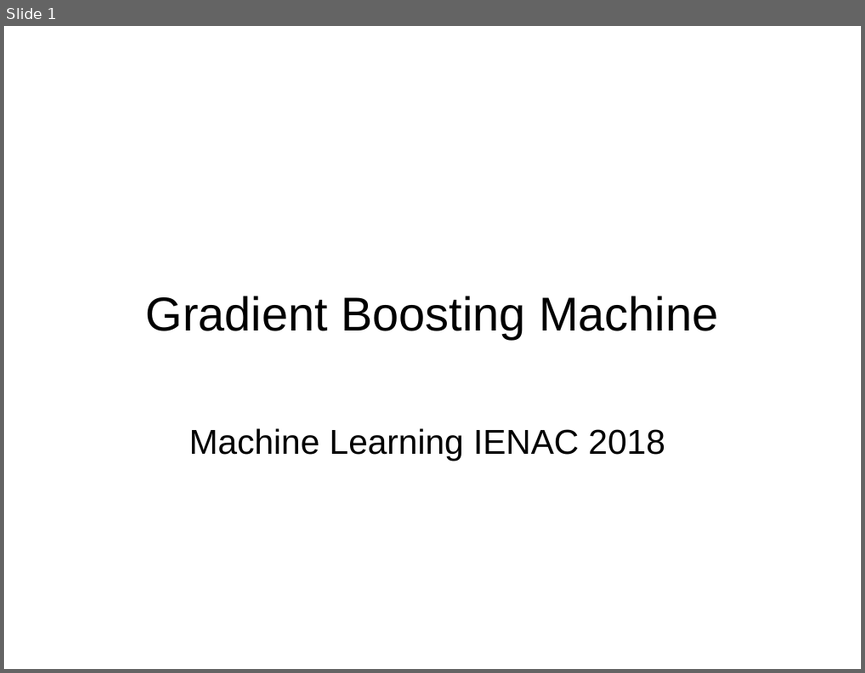
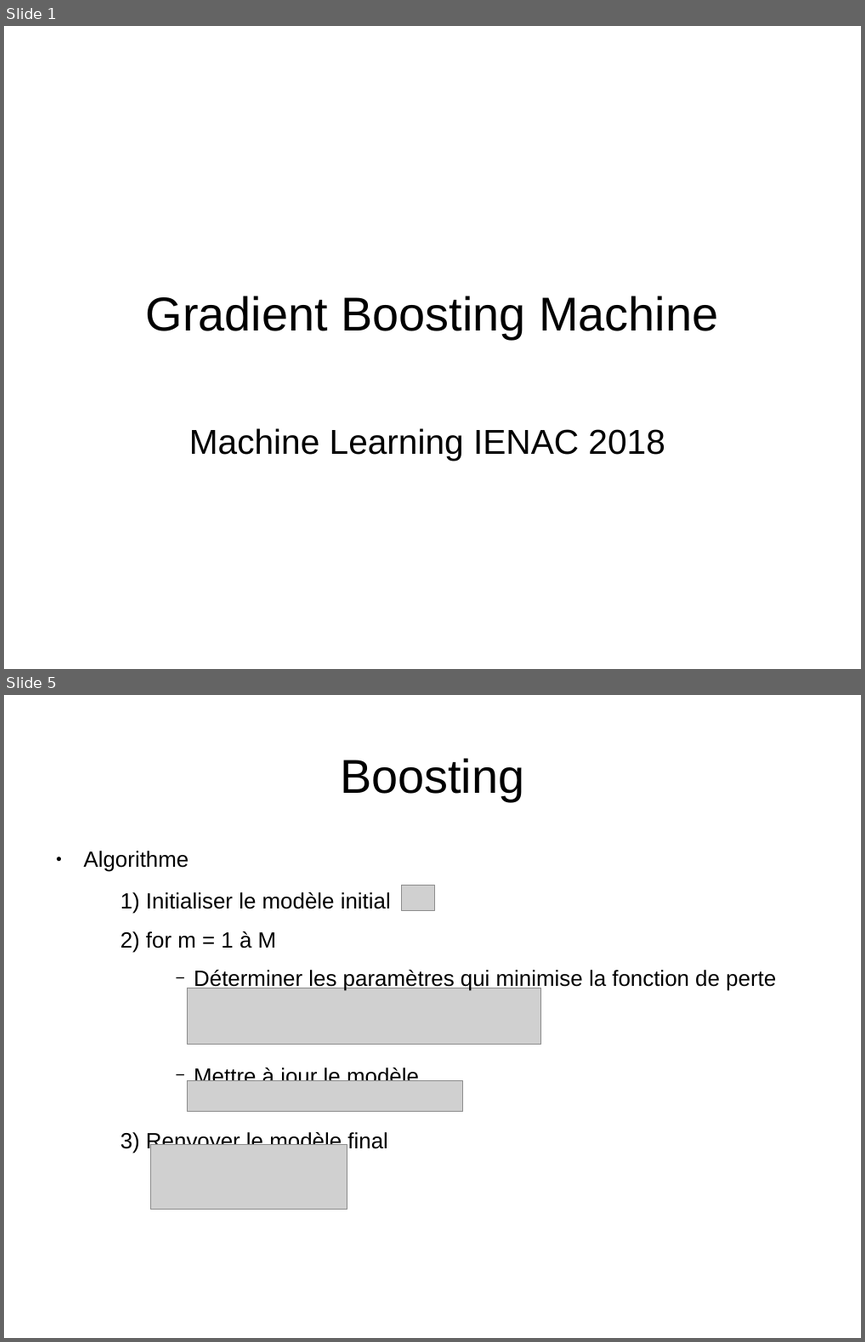
Before and after one commit to kad15/GBM, a slide deck: GBM_kad.odp. Shown one above the other, each under a label of ours: slide 1 before the commit, slides 1 and 5 after it; the slides between them are not shown. The pictures are 865x673 and 865x1342 pixels, drawn with LibreOffice and Linux fonts; fonts in the diff are those of the drawing; grey boxes stand for pictures; background and template pictures are left out. Boxes give left, top, right and bottom in pixels: in the first picture for what was removed or moved away, otherwise in the second. Text is boxed around its words. In the diff, an @@ line names an element or a change of style, - is before the commit and + after.

```diff
--- a/GBM_kad.odp
+++ b/GBM_kad.odp
@@ slide 5 added at (4, 695, 861, 1338), background #FFFFFF @@
@@ title added at (340, 758, 524, 801), 44 pt, text #000000 @@
+Boosting
@@ text added at (84, 851, 776, 1153), 20.4 pt, text #000000 @@
+● Algorithme
+  1) Initialiser le modèle initial
+  2) for m = 1 à M
+      − Déterminer les paramètres qui minimise la fonction de perte
+      − Mettre à jour le modèle
+  3) Renvoyer le modèle final
@@ picture added at (402, 885, 436, 910) @@
@@ picture added at (188, 988, 541, 1044) @@
@@ picture added at (188, 1081, 463, 1111) @@
@@ picture added at (151, 1145, 347, 1210) @@
```
Also in this commit, not shown: 10 other slides added, 3 slides removed.
